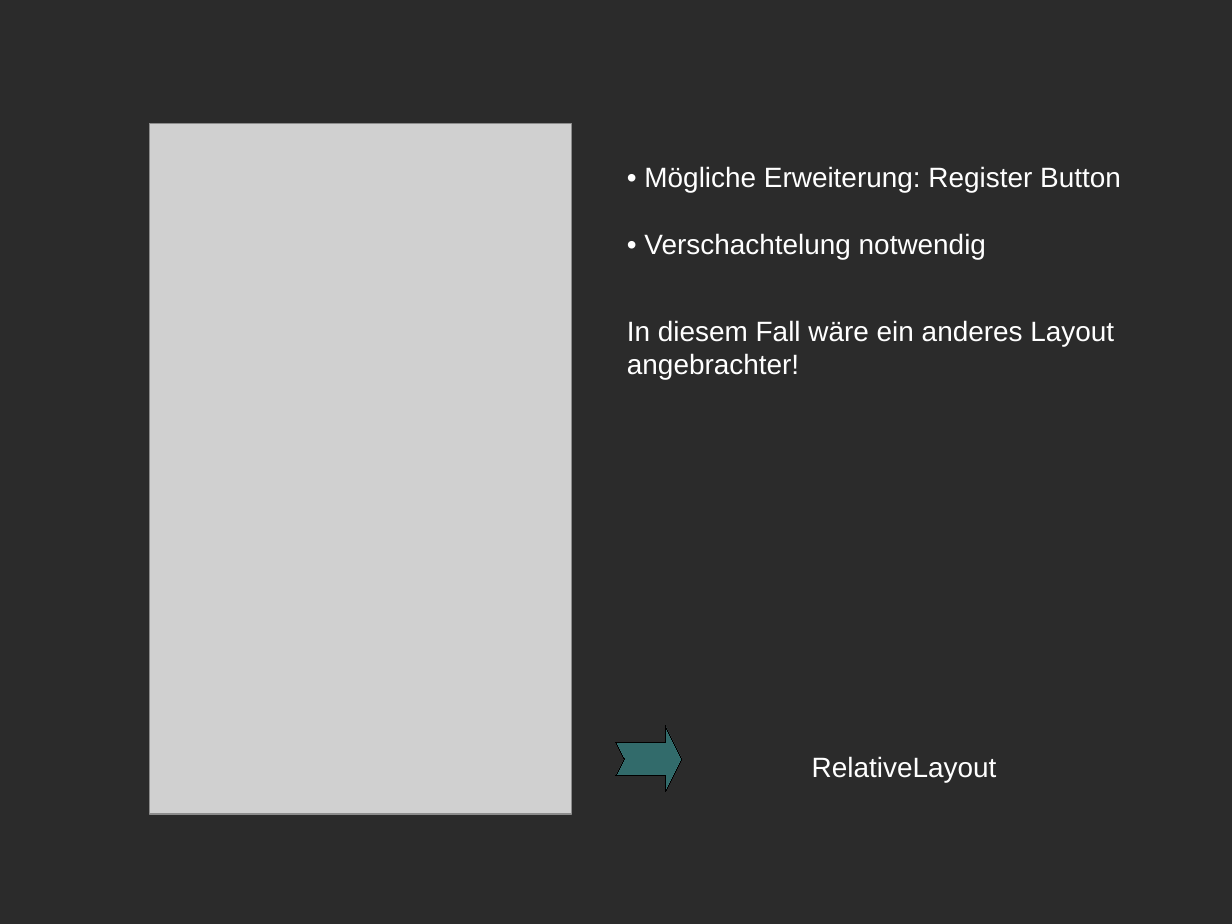
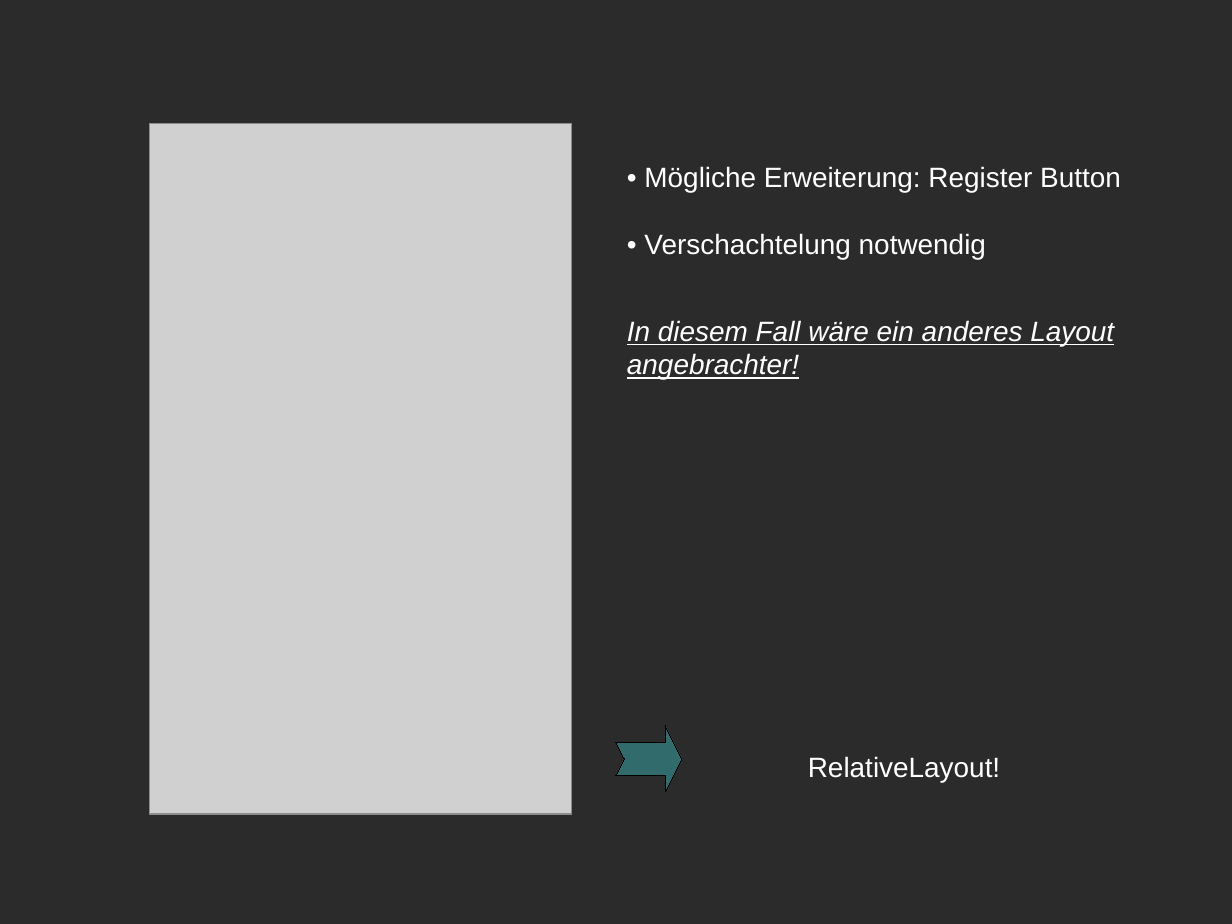
Before and after one commit to torkleyy/school-presentation, a slide deck: slide 7 of doc/presentation.odp. Drawn at 1232x924 pixels with LibreOffice and Linux fonts; fonts in the diff are those of the drawing; grey boxes stand for pictures; background and template pictures are left out; a plain dark background stands for a picture behind light text. Boxes give left, top, right and bottom in pixels: in the first picture for what was removed or moved away, otherwise in the second. Text is boxed around its words. In the diff, an @@ line names an element or a change of style, - is before the commit and + after.

```diff
--- a/doc/presentation.odp
+++ b/doc/presentation.odp
@@ text at [627, 320, 1114, 380]: text changed; italic on @@
-In diesem Fall wäre ein anderes Layout
-angebrachter!
+In diesem Fall wäre ein anderes Layout angebrachter!
@@ text at [808, 756, 1000, 782]: text changed @@
-RelativeLayout
+RelativeLayout!
```
Also in this commit, not shown: 3 other slides changed, 12 slides added, 2 slides removed, 2 other files.
